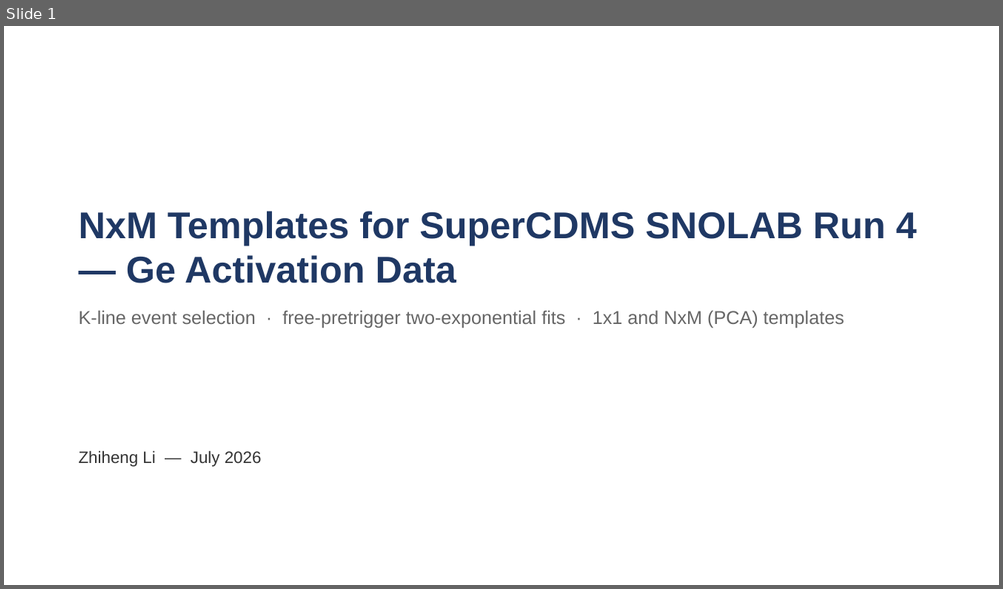
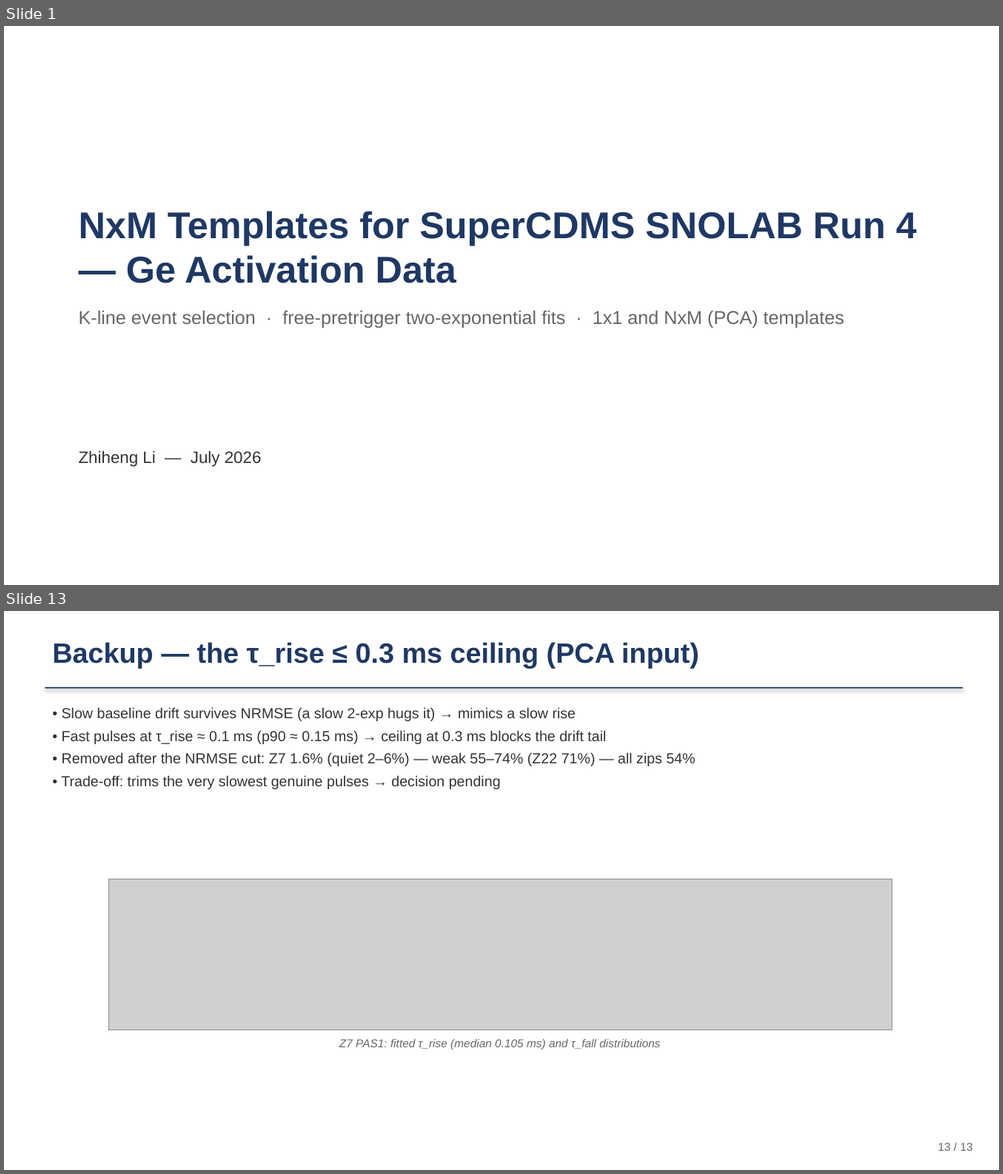
Before and after one commit to ZhihengLi0/urop, a slide deck: snolab/presentation/SNOLAB_R4_pulse_templates_20260715.pptx. Shown one above the other, each under a label of ours: slide 1 before the commit, slides 1 and 13 after it; the slides between them are not shown. The pictures are 1003x589 and 1003x1174 pixels, drawn with LibreOffice and Linux fonts; fonts in the diff are those of the drawing; grey boxes stand for pictures. Boxes give left, top, right and bottom in pixels: in the first picture for what was removed or moved away, otherwise in the second. Text is boxed around its words. In the diff, an @@ line names an element or a change of style, - is before the commit and + after.

```diff
--- a/snolab/presentation/SNOLAB_R4_pulse_templates_20260715.pptx
+++ b/snolab/presentation/SNOLAB_R4_pulse_templates_20260715.pptx
@@ slide 13 added at (4,611,999,1170), background #FFFFFF @@
@@ text added at (52,642,699,669), 27 pt, text #1F3864, bold @@
+Backup — the τ_rise ≤ 0.3 ms ceiling (PCA input)
@@ rectangle added at (45,687,963,689), fill #1F3864 @@
@@ text added at (61,707,695,789), 14 pt, text #333333 @@
+• Slow baseline drift survives NRMSE (a slow 2-exp hugs it) → mimics a slow rise
+• Fast pulses at τ_rise ≈ 0.1 ms (p90 ≈ 0.15 ms) → ceiling at 0.3 ms blocks the drift tail
+• Removed after the NRMSE cut: Z7 1.6% (quiet 2–6%) — weak 55–74% (Z22 71%) — all zips 54%
+• Trade-off: trims the very slowest genuine pulses → decision pending
@@ picture added at (108,880,892,1031) @@
@@ text added at (339,1039,660,1050), 11 pt, text #666666, italic @@
+Z7 PAS1: fitted τ_rise (median 0.105 ms) and τ_fall distributions
@@ text added at (938,1143,973,1151), 11 pt, text #666666 @@
+13 / 13
```
Also in this commit, not shown: 11 slides changed, 5 other files.
